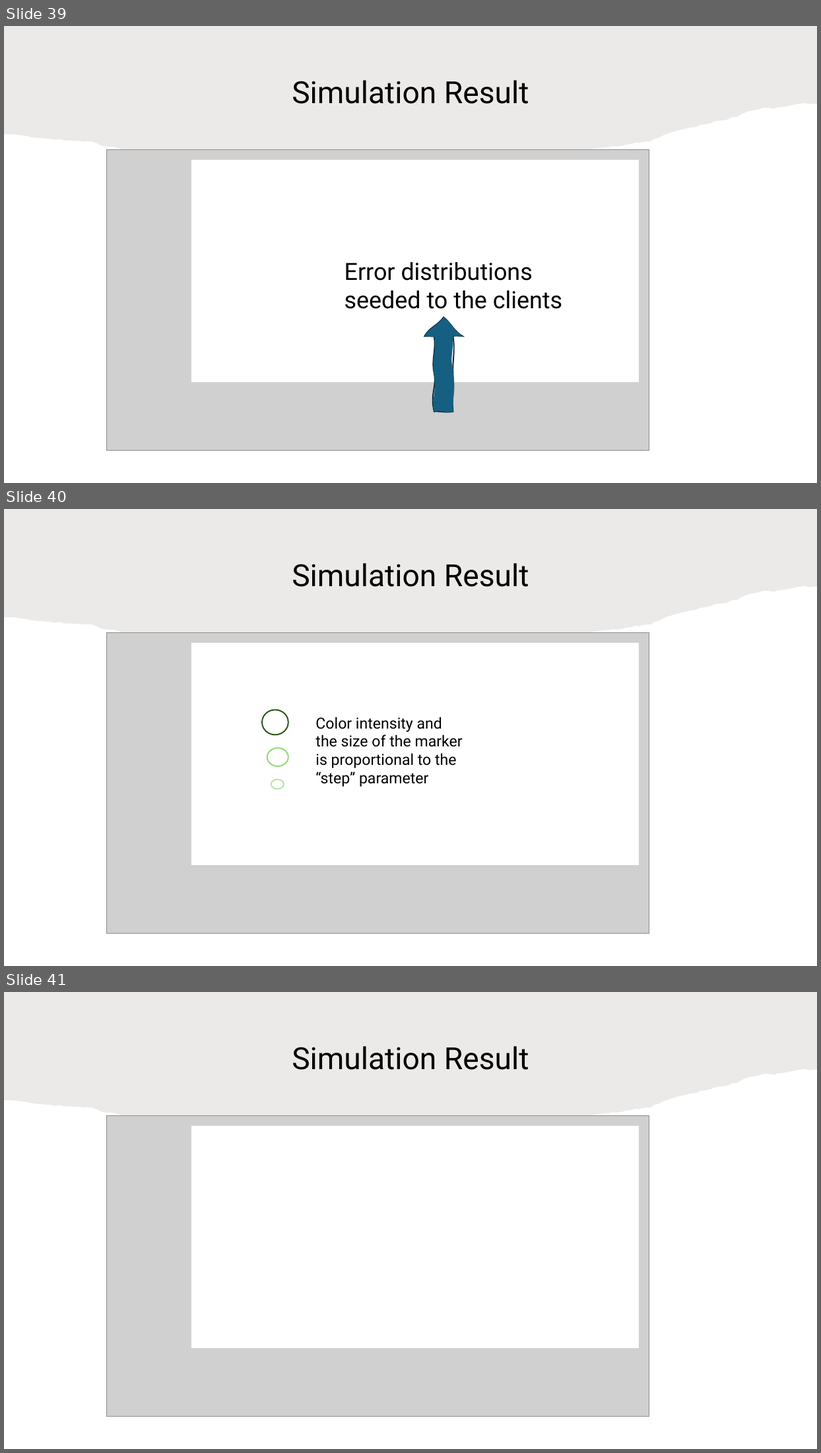
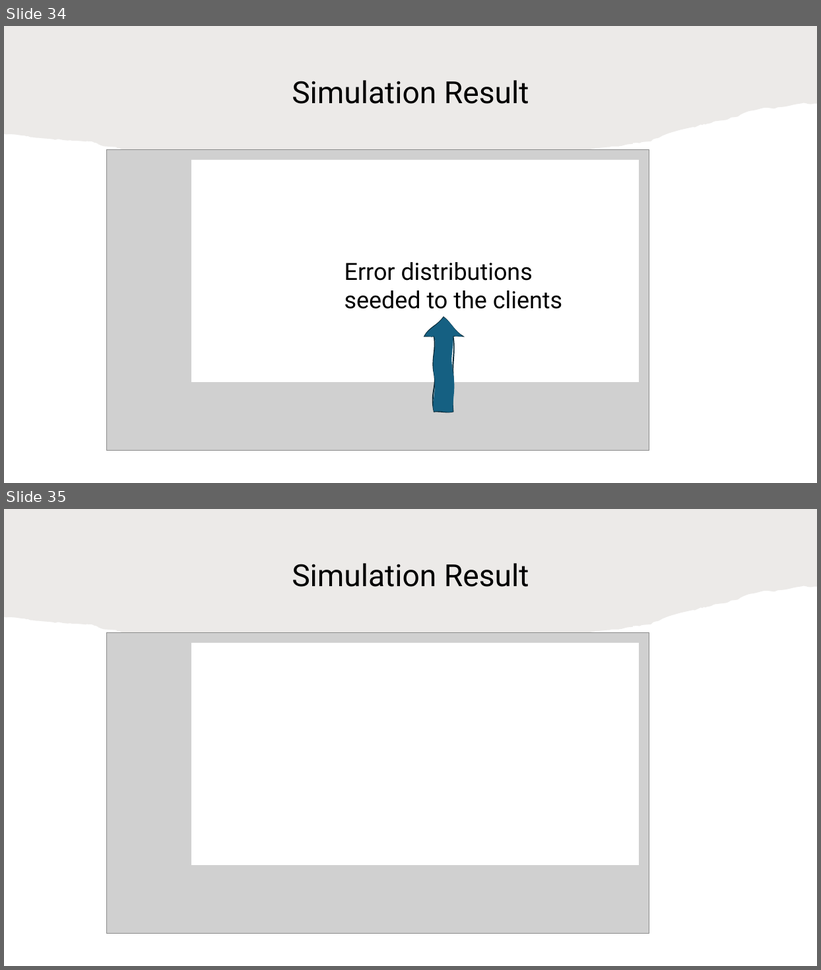
Before and after one commit to HaseebLUMS/Onyx-Presentation, a slide deck: tommy_hotnets_v2.pptx. Shown one above the other, each under a label of ours: slides 39, 40 and 41 before the commit, slides 34 and 35 after it. The pictures are 821x1453 and 821x970 pixels, drawn with LibreOffice and Linux fonts; fonts in the diff are those of the drawing; grey boxes stand for pictures. Boxes give left, top, right and bottom in pixels: in the first picture for what was removed or moved away, otherwise in the second. Text is boxed around its words. In the diff, an @@ line names an element or a change of style, - is before the commit and + after.

```diff
--- a/tommy_hotnets_v2.pptx
+++ b/tommy_hotnets_v2.pptx
@@ slide 40 removed at [4,509,817,966], background #FFFFFF @@
@@ freeform shape removed at [4,509,817,648] @@
@@ title removed at [292,563,529,587] @@
-Simulation Result
@@ picture removed at [106,633,649,933] @@
@@ rectangle removed at [191,642,639,865] @@
@@ ellipse removed at [262,710,288,735] @@
@@ text removed at [316,717,463,787] @@
-Color intensity and the size of the marker is proportional to the “step” parameter
@@ ellipse removed at [267,748,289,766] @@
@@ ellipse removed at [271,780,284,789] @@
@@ what was slide 39 is now slide 34 @@
@@ what was slide 41 is now slide 35 @@
```
Also in this commit, not shown: 14 slides changed, 2 slides added, 7 other slides removed.
